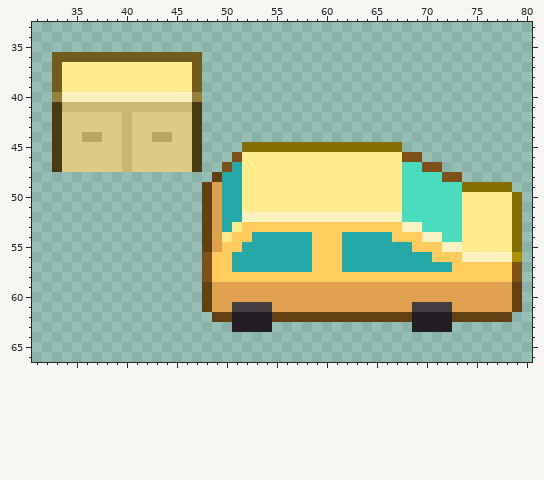
Edited in one commit: pixel-art file (Assets/Pixelart/overview.aseprite). Above is the file before it was changed.
112x128 pixels, 1 frame. Colours within 5 levels of each other are drawn and written as one. Shown: x 31..80, y 33..66.
And afterwards:
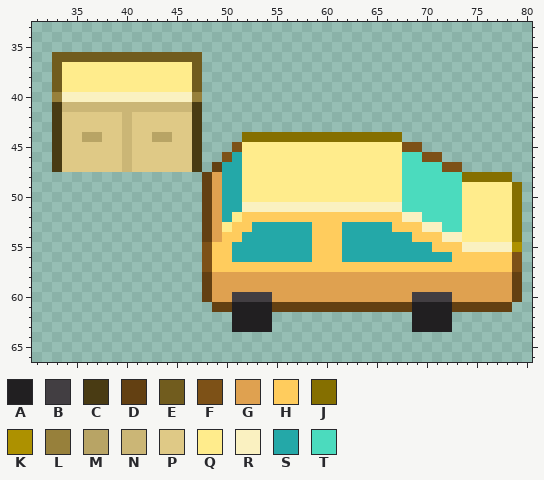
Palette (. is transparent): A #211f21  B #423e42  C #493b13  D #634012  E #715c1e  F #7d5117  G #dfa150  H #ffcc5d  J #856f00  K #ad9100  L #97803b  M #b8a465  N #cbb676  P #dfc986  Q #ffec8c  R #faf1c1  S #24a8a8  T #4bdbbe
The edit:
{"y":44,"x":52,"old":"................","new":"JJJJJJJJJJJJJJJJ"}
{"y":45,"x":51,"old":".JJJJJJJJJJJJJJJJ..","new":"FQQQQQQQQQQQQQQQQFF"}
{"y":46,"x":50,"old":".F","new":"FS"}
{"y":46,"x":68,"old":"FF..","new":"TTFF"}
{"y":47,"x":49,"old":".F","new":"DS"}
{"y":47,"x":70,"old":"FF..","new":"TTFF"}
{"y":48,"x":48,"old":".D","new":"DG"}
{"y":48,"x":72,"old":"FF.....","new":"TTJJJJJ"}
{"y":49,"x":74,"old":"JJJJJ.","new":"QQQQQJ"}
{"y":51,"x":52,"old":"QQQQQQQQQQQQQQQQ","new":"RRRRRRRRRRRRRRRR"}
{"y":52,"x":51,"old":"SRRRRRRRRRRRRRRRRTT","new":"QHHHHHHHHHHHHHHHHRR"}
{"y":53,"x":50,"old":"SQ","new":"QH"}
{"y":53,"x":53,"old":"HHHHHH","new":"SSSSSS"}
{"y":53,"x":62,"old":"HHHHH","new":"SSSSS"}
{"y":53,"x":68,"old":"RRTT","new":"HHRR"}
{"y":54,"x":50,"old":"Q","new":"H"}
{"y":54,"x":52,"old":"H","new":"S"}
{"y":54,"x":67,"old":"HH","new":"SS"}
{"y":54,"x":70,"old":"RRTT","new":"HHRR"}
{"y":55,"x":48,"old":"DG","new":"FH"}
{"y":55,"x":51,"old":"H","new":"S"}
{"y":55,"x":69,"old":"HH","new":"SS"}
{"y":55,"x":72,"old":"RRQQQQQJ","new":"HHRRRRRK"}
{"y":56,"x":71,"old":"HH","new":"SS"}
{"y":56,"x":74,"old":"RRRRRK","new":"HHHHHF"}
{"y":57,"x":51,"old":"SSSSSSSS","new":"HHHHHHHH"}
{"y":57,"x":62,"old":"SSSSSSSSSSS","new":"HHHHHHHHHHH"}
{"y":58,"x":48,"old":"FHHHHHHHHHHHHHHHHHHHHHHHHHHHHHHF","new":"DGGGGGGGGGGGGGGGGGGGGGGGGGGGGGGD"}
{"y":60,"x":51,"old":"GGGG","new":"BBBB"}
{"y":60,"x":69,"old":"GGGG","new":"BBBB"}
{"y":61,"x":48,"old":"DGGBBBBGGGGGGGGGGGGGGBBBBGGGGGGD","new":".DDAAAADDDDDDDDDDDDDDAAAADDDDDD."}
{"y":62,"x":49,"old":"DD","new":".."}
{"y":62,"x":55,"old":"DDDDDDDDDDDDDD","new":".............."}
{"y":62,"x":73,"old":"DDDDDD","new":"......"}
{"label":"changed","picture_box":[202,132,522,322]}
